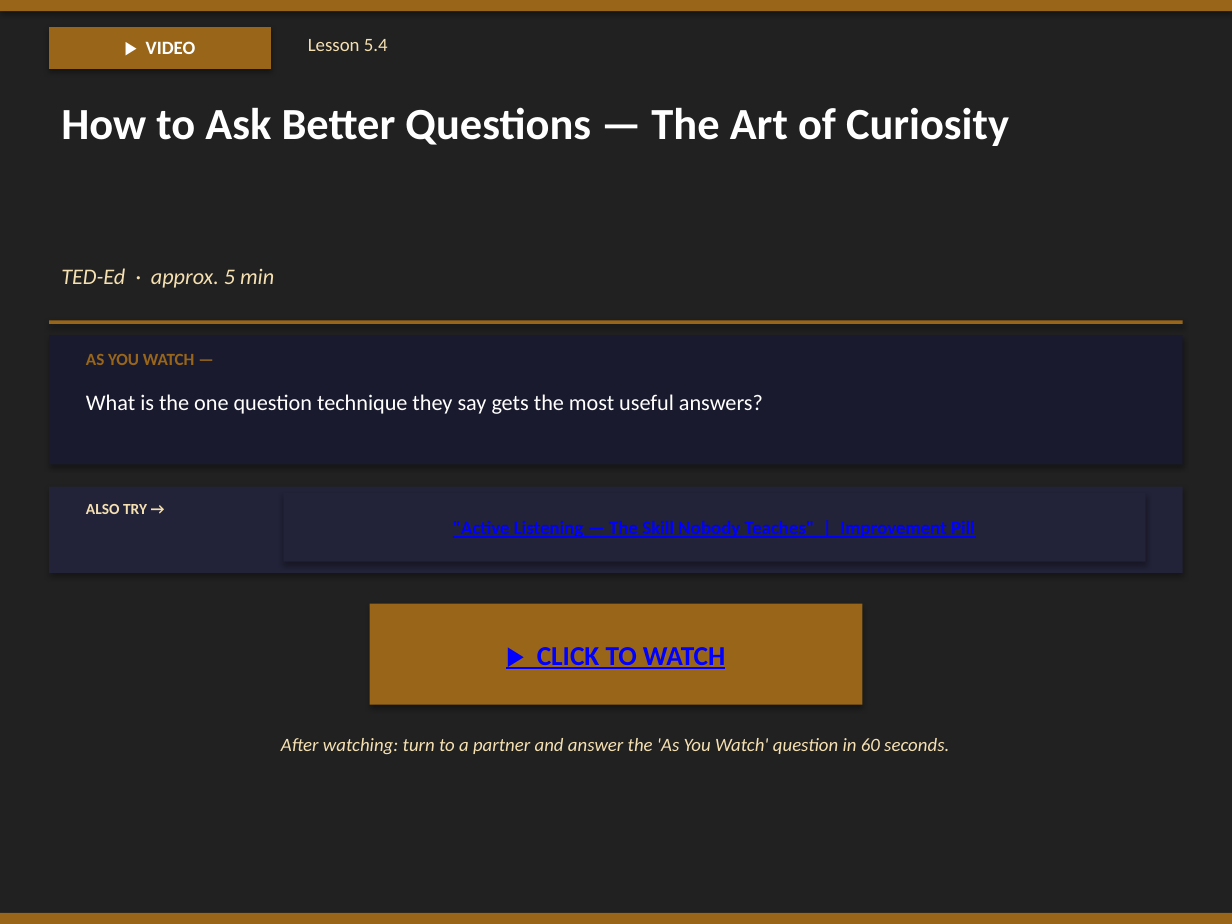
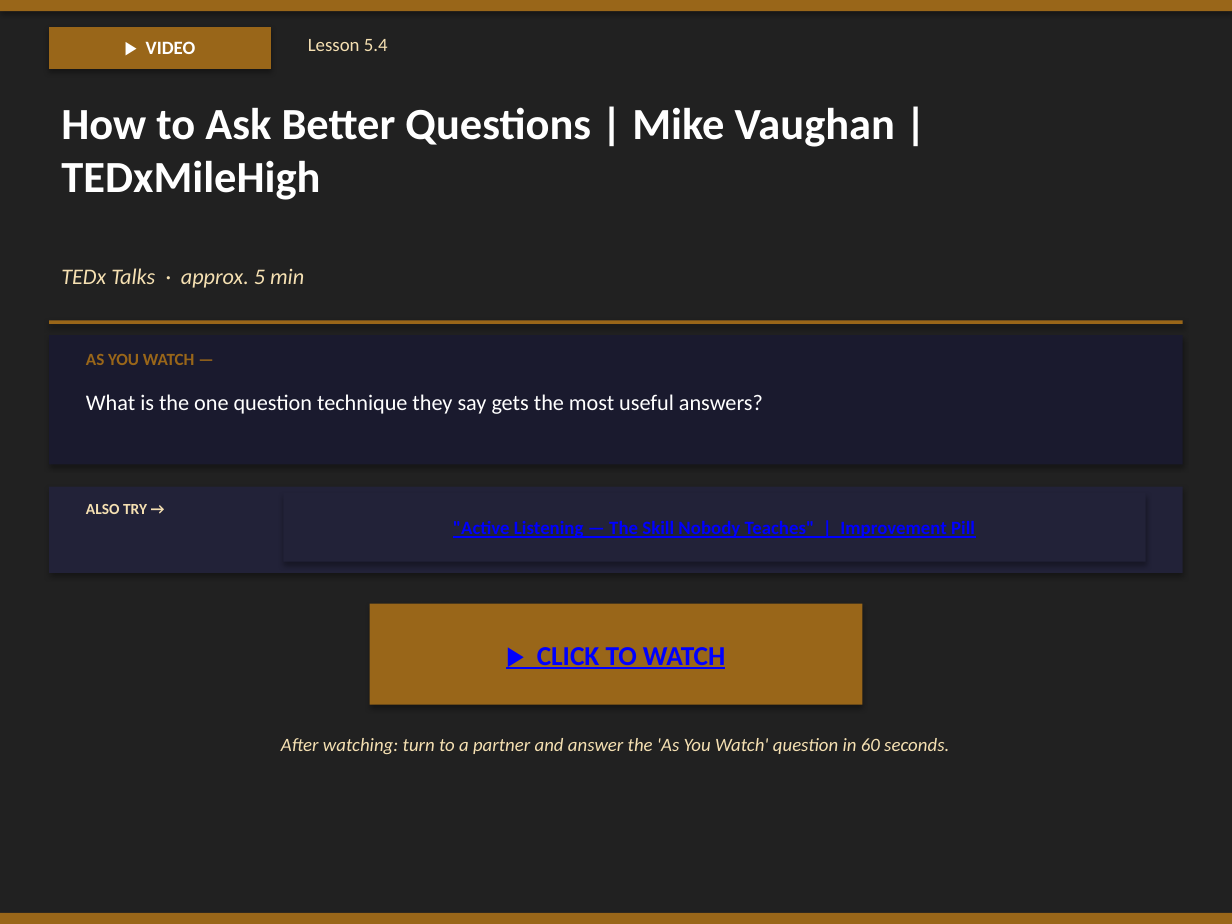
Before and after one commit to milesclawson/test-repo, a slide deck: slide 284 of downloads/warrior_prep_teacher_slides.pptx. Drawn at 1232x924 pixels with LibreOffice and Linux fonts; fonts in the diff are those of the drawing. Boxes give left, top, right and bottom in pixels: in the first picture for what was removed or moved away, otherwise in the second. Text is boxed around its words. In the diff, an @@ line names an element or a change of style, - is before the commit and + after.

```diff
--- a/downloads/warrior_prep_teacher_slides.pptx
+++ b/downloads/warrior_prep_teacher_slides.pptx
@@ text at bbox=[61, 107, 895, 200]: text changed @@
-How to Ask Better Questions — The Art of Curiosity
+How to Ask Better Questions | Mike Vaughan | TEDxMileHigh
@@ text at bbox=[61, 268, 304, 288]: text changed @@
-TED-Ed · approx. 5 min
+TEDx Talks · approx. 5 min
```
Also in this commit, not shown: 10 other slides changed, 1 other file.
